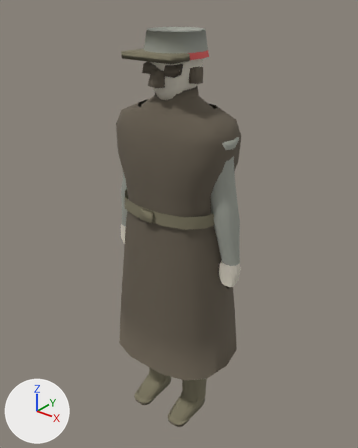
Renders of the glTF model public/models/militia.glb from each side of a commit.
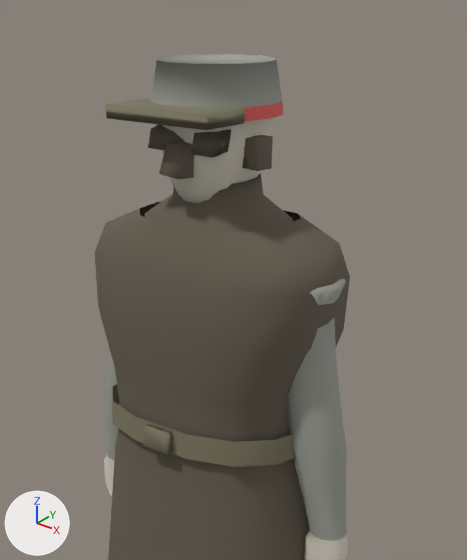
There are two pictures of each version: one whole from a camera (50 mm lens) standing at (1.191, -1.471, 1.883) and looking at (-0.011, 0.032, 0.951), one close up on the part from 19% to 83% of the width and 0% to 61% of the height. Every picture has the same lights, and +X, +Y and +Z are marked at lower left. The older version's two pictures come first. Vertices at exactly the same position are counted once.

Script lines for the objects in view, before the commit:
```python
me_mesh_0 = bpy.data.meshes.new('Mesh_0')
me_mesh_0.from_pydata(...)  # 2210 vertices, 4240 faces; spans x -0.32..0.32, y -0.22..0.22, z 0.01..1.73
# faces by material slot: [882, 650, 196, 392, 2120]
me_mesh_0.materials.append(mat_body)  # grey #9fa298
me_mesh_0.materials.append(mat_skin)  # pale yellow #dbd4c5
me_mesh_0.materials.append(mat_legs)  # grey #8f8b83
me_mesh_0.materials.append(mat_shoes)  # yellow #7e7862
me_mesh_0.materials.append(mat_outline)  # brown #675f51
me_mesh_1 = bpy.data.meshes.new('Mesh_1')
me_mesh_1.from_pydata(...)  # 29 vertices, 42 faces; spans x -0.118..0.118, y -0.115..0.115, z 0.158..0.226
me_mesh_1.materials.append(mat_militiacloth)  # grey #9fa298
me_mesh_3 = bpy.data.meshes.new('Mesh_3')
me_mesh_3.from_pydata(...)  # a box spanning x -0.112..0.112, y -0.165..-0.065, z 0.134..0.158
me_mesh_3.materials.append(mat_trim)  # yellow #7e7862
me_mesh_5 = bpy.data.meshes.new('Mesh_5')
me_mesh_5.from_pydata(...)  # 36 vertices, 40 faces; spans x -0.231..0.231, y -0.19..0.17, z -0.01..0.04
me_mesh_5.materials.append(mat_trim)  # yellow #7e7862
ob_att_militiacloth_26 = bpy.data.objects.new('att_MilitiaCloth_26', me_mesh_1)
ob_att_militiacloth_26.location = (0.0, 0.0, 1.51)
ob_att_trim_28 = bpy.data.objects.new('att_Trim_28', me_mesh_3)
ob_att_trim_28.location = (0.0, 0.0, 1.51)
ob_att_trim_30 = bpy.data.objects.new('att_Trim_30', me_mesh_5)
ob_att_trim_30.location = (0.0, 0.0, 1.055)
ob_body = bpy.data.objects.new('Body', me_mesh_0)
ob_body.location = (0.0, 0.0, 0.0)
# also in view: 'att_State_27' at (0.0, 0.0, 1.657)
```
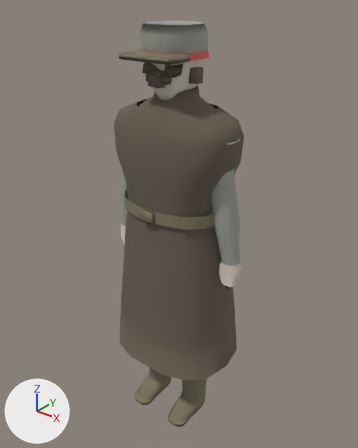
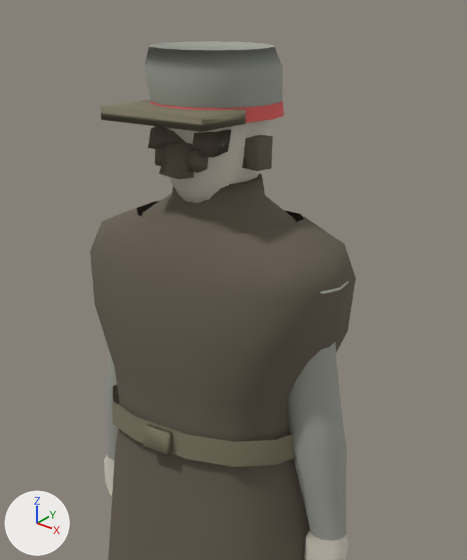
The edits, one by one:
me_mesh_1 is used by ob_att_militiacloth_26; location (0.0, 0.0, 1.51).
me_mesh_1 had 29 vertices, 42 faces and spanned x -0.118..0.118, y -0.115..0.115, z 0.158..0.226.
me_mesh_1 now has 43 vertices, 70 faces and spans x -0.124..0.124, y -0.127..0.115, z 0.158..0.25.
Part 1, on me_mesh_1:
1 vertex is removed from x 0.0, y 0.0, z 0.226.
14 faces are deleted.
14 vertices move from x -0.106..0.106, y -0.103..0.103, z 0.226 to x -0.124..0.124, y -0.127..0.107, z 0.215.
15 vertices are added at x -0.112..0.112, y -0.117..0.089, z 0.248..0.25.
42 new faces join them.
me_mesh_3 is used by ob_att_trim_28; location (0.0, 0.0, 1.51).
me_mesh_3 had 8 vertices, 12 faces and spanned x -0.112..0.112, y -0.165..-0.065, z 0.134..0.158.
me_mesh_3 now has 8 vertices, 12 faces and spans x -0.112..0.112, y -0.178..-0.062, z 0.133..0.155.
me_mesh_3 part 2: the whole mesh is scaled about its middle by (1, 1.16, 0.917), then moved by (0.0, -0.005, -0.002).
me_mesh_0 is used by ob_body; location (0.0, 0.0, 0.0).
me_mesh_0 had 2210 vertices, 4240 faces and spanned x -0.32..0.32, y -0.22..0.22, z 0.01..1.73.
me_mesh_0 now has 2242 vertices, 4288 faces and spans x -0.32..0.32, y -0.22..0.22, z 0.01..1.73.
me_mesh_0 part 3: the loose piece of 8 vertices spanning x -0.03..0.03, y -0.13..-0.08, z 1.54..1.61 is copied, and the copy is scaled about its middle by (0.674, 0.65, 0.573), then moved by (-0.03, 0.01, 0.0); it spans x -0.05..-0.01, y -0.12..-0.08, z 1.56..1.6.
me_mesh_0 part 4: the loose piece of 8 vertices spanning x -0.03..0.03, y -0.13..-0.08, z 1.54..1.61 is copied, and the copy is scaled about its middle by (0.674, 0.65, 0.573), then moved by (0.03, 0.01, 0.0); it spans x 0.01..0.05, y -0.12..-0.08, z 1.56..1.6.
me_mesh_0 part 5: 74 vertices moved within x -0.24..0.24, y -0.14..0.14, z 1.27..1.47; 61 vertices removed from x -0.25..0.25, y -0.13..0.13, z 1.24..1.47; 61 vertices added at x -0.28..0.28, y -0.13..0.13, z 1.24..1.47.
me_mesh_0 part 6: 2 faces spanning x -0.26..0.26, y -0.08..0.08, z 1.27..1.37 switch from mat_outline (brown #675f51) to mat_body (grey #9fa298).
Other edits to the shape of me_mesh_0 do not show in these pictures.
me_mesh_0 gains material mat_trim (yellow #7e7862).

Boxes [x1, y1, x2, y2] around the edits, measured in the close-ups (467 x 560 px; the box of a moved part takes in the faces that stretch with it):
'Body', reshaped: before [95, 105, 350, 560]; after [90, 105, 356, 560]
'att_MilitiaCloth_26', reshaped (6% wider, 24% taller): before [151, 54, 282, 108]; after [144, 41, 283, 108]
'att_Trim_28', rescaled: before [106, 98, 245, 130]; after [100, 100, 246, 132]
part 3 of me_mesh_0, added (mostly hidden): after [155, 147, 166, 166]
part 4 of me_mesh_0, added: after [184, 150, 209, 173]
part 5 of me_mesh_0, moved or reshaped: before [95, 194, 350, 404]; after [90, 193, 356, 404]
part 6 of me_mesh_0, recoloured: before [329, 277, 350, 321]
